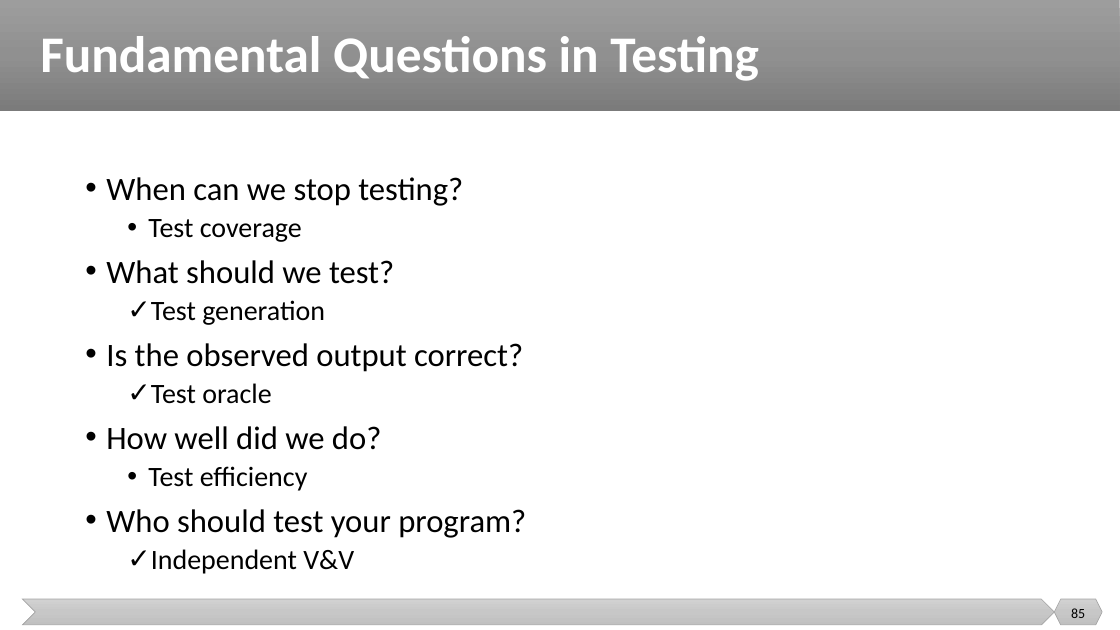
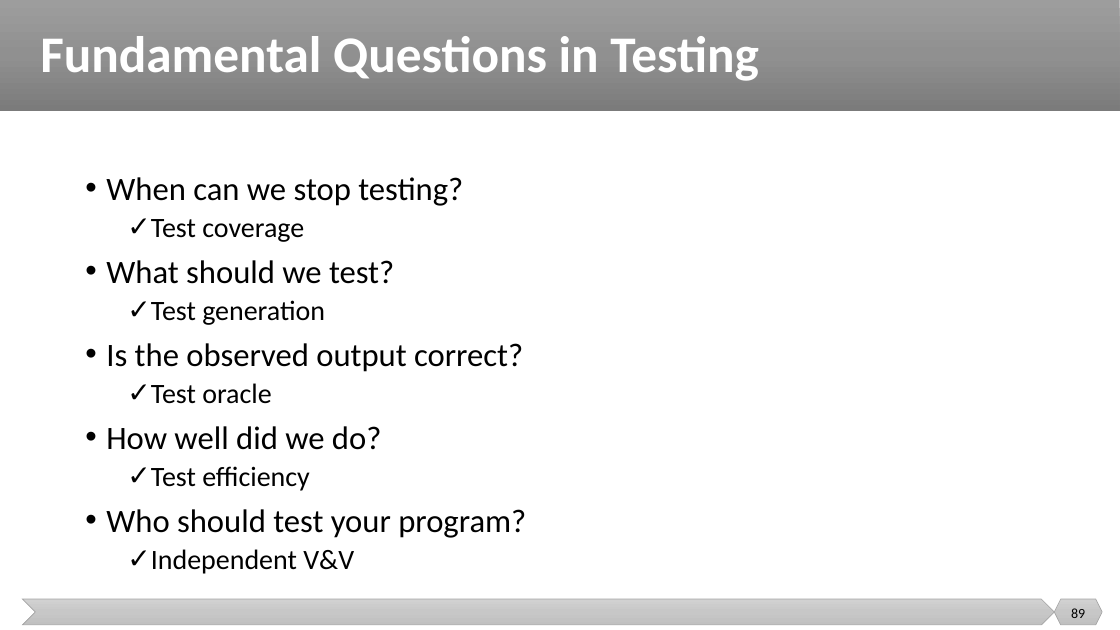
Before and after one commit to malenezi/malenezi, a slide deck: slide 89 of SE401/Lectures/9-Testing Metrics and Tools/Testing Metrics and Tools.pptx (slide 85 before the commit). Drawn at 1120x630 pixels with LibreOffice and Linux fonts; fonts in the diff are those of the drawing. Boxes give left, top, right and bottom in pixels: in the first picture for what was removed or moved away, otherwise in the second. Text is boxed around its words. In the diff, an @@ line names an element or a change of style, - is before the commit and + after.

```diff
--- a/SE401/Lectures/9-Testing Metrics and Tools/Testing Metrics and Tools.pptx
+++ b/SE401/Lectures/9-Testing Metrics and Tools/Testing Metrics and Tools.pptx
@@ text at (151,219,310,491): bullet • to ✓ @@
@@ page number at (1071,608,1085,618): text changed @@
-85
+89
```
Also in this commit, not shown: 37 other slides changed, 6 slides added, 3 slides removed.
